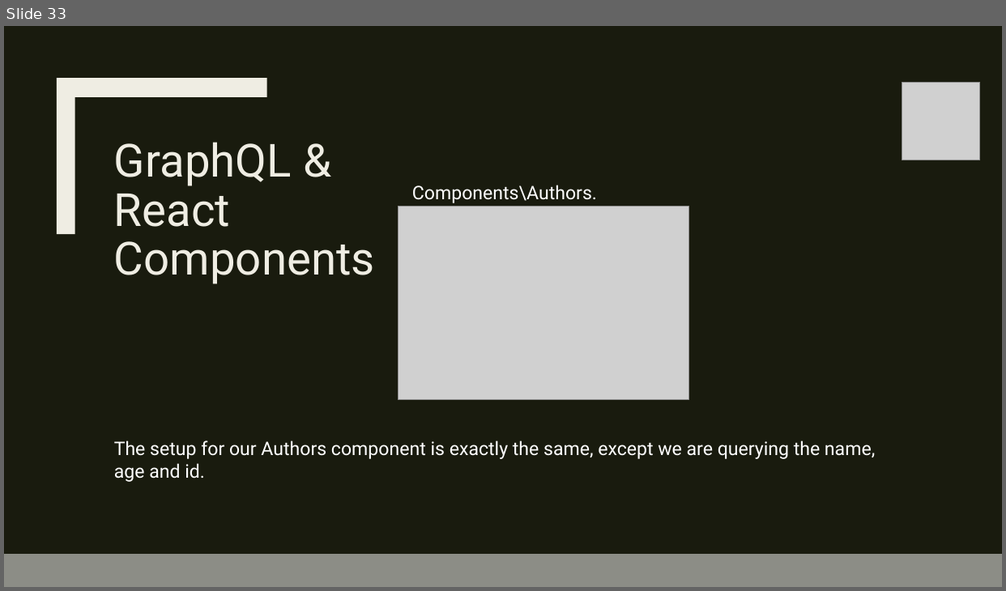
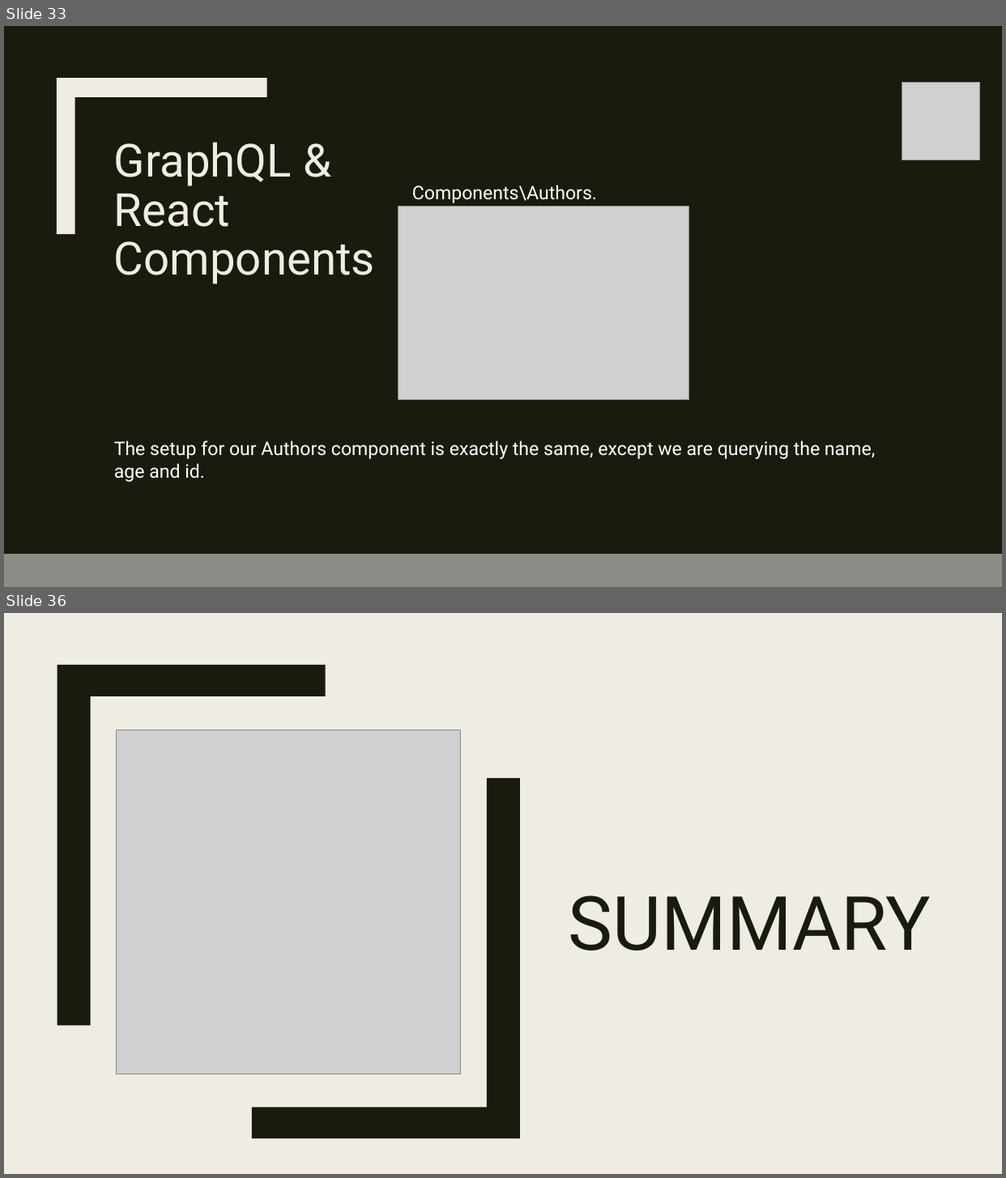
Before and after one commit to leono93/GraphQL_New-Tech, a slide deck: presentation/GraphQL_t7oele00.pptx. Shown one above the other, each under a label of ours: slide 33 before the commit, slides 33 and 36 after it; the slides between them are not shown. The pictures are 1006x591 and 1006x1178 pixels, drawn with LibreOffice and Linux fonts; fonts in the diff are those of the drawing; grey boxes stand for pictures. Boxes give left, top, right and bottom in pixels: in the first picture for what was removed or moved away, otherwise in the second. Text is boxed around its words. In the diff, an @@ line names an element or a change of style, - is before the commit and + after.

```diff
--- a/presentation/GraphQL_t7oele00.pptx
+++ b/presentation/GraphQL_t7oele00.pptx
@@ slide 36 added at (4,613,1002,1174), background #EFEDE3 @@
@@ rectangle added at (4,613,1002,1174), fill #EFEDE3 @@
@@ rectangle added at (43,613,62,1174), fill #191B0E @@
@@ freeform shape added at (57,665,325,1025), fill #191B0E @@
@@ picture added at (117,730,461,1074) @@
@@ freeform shape added at (252,778,520,1139), fill #191B0E @@
@@ title added at (569,896,931,951), 72 pt, text #191B0E @@
+SUMMARY
```
Also in this commit, not shown: 2 slides changed, 4 other slides added.
